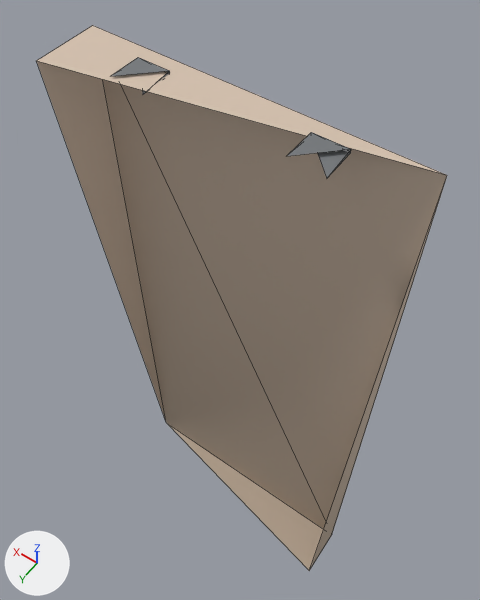
The glTF model models/kit/wall12_regocrete.glb: old version first, new version second.
Camera for both pictures: a camera (50 mm lens) standing at (-0.76, 1.01, 3.13) and looking at (0.09, -0.18, 1.26). The lights are fixed; the arrows at lower left show +X, +Y and +Z. The first picture is the older version. Mesh edges are drawn as thin lines. Vertices at exactly the same position are counted once.

The scene before the commit, as lines of its bpy script (objects in view):
```python
me_base = bpy.data.meshes.new('base')
me_base.from_pydata(...)  # 18 vertices, 18 faces; spans x -0.5..0.5, y -0.1..0.1, z 0.0..2.21
# faces by material slot: [6, 12]
me_base.materials.append(mat_concrete)
me_base.materials.append(mat_steel)
ob_wall12_regocrete = bpy.data.objects.new('wall12_regocrete', me_base)
ob_wall12_regocrete.location = (0.0, 0.0, 0.0)
```
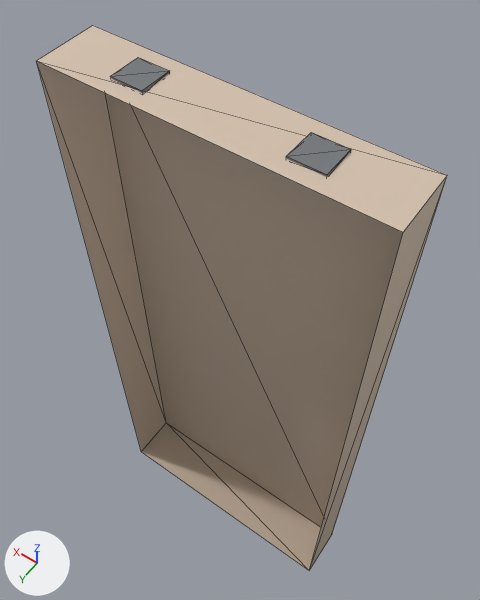
Location of each change, [x1, y1, x2, y2] in pixels of the pictures (480 x 600 px):
part 1 of me_base, added
    after: [37, 61, 447, 570]

What changed in the scene script:
```text
Change me_base:
    used by ob_wall12_regocrete; location = (0.0, 0.0, 0.0)
    remove me_base.from_pydata(...)  # 18 vertices, 18 faces; spans x -0.5..0.5, y -0.1..0.1, z 0.0..2.21
    add me_base.from_pydata(...)  # 24 vertices, 34 faces; spans x -0.5..0.5, y -0.1..0.1, z 0.0..2.21
    me_base part 1
    6 vertices are added at (-0.2, 0.05, 2.2), (-0.3, 0.05, 2.21), (0.3, 0.05, 2.2), (0.2, 0.05, 2.21), (0.5, 0.1, 0.0), (-0.5, 0.1, 2.2)
    4 new faces join them, mat_concrete
    12 new faces join them, mat_steel
```
